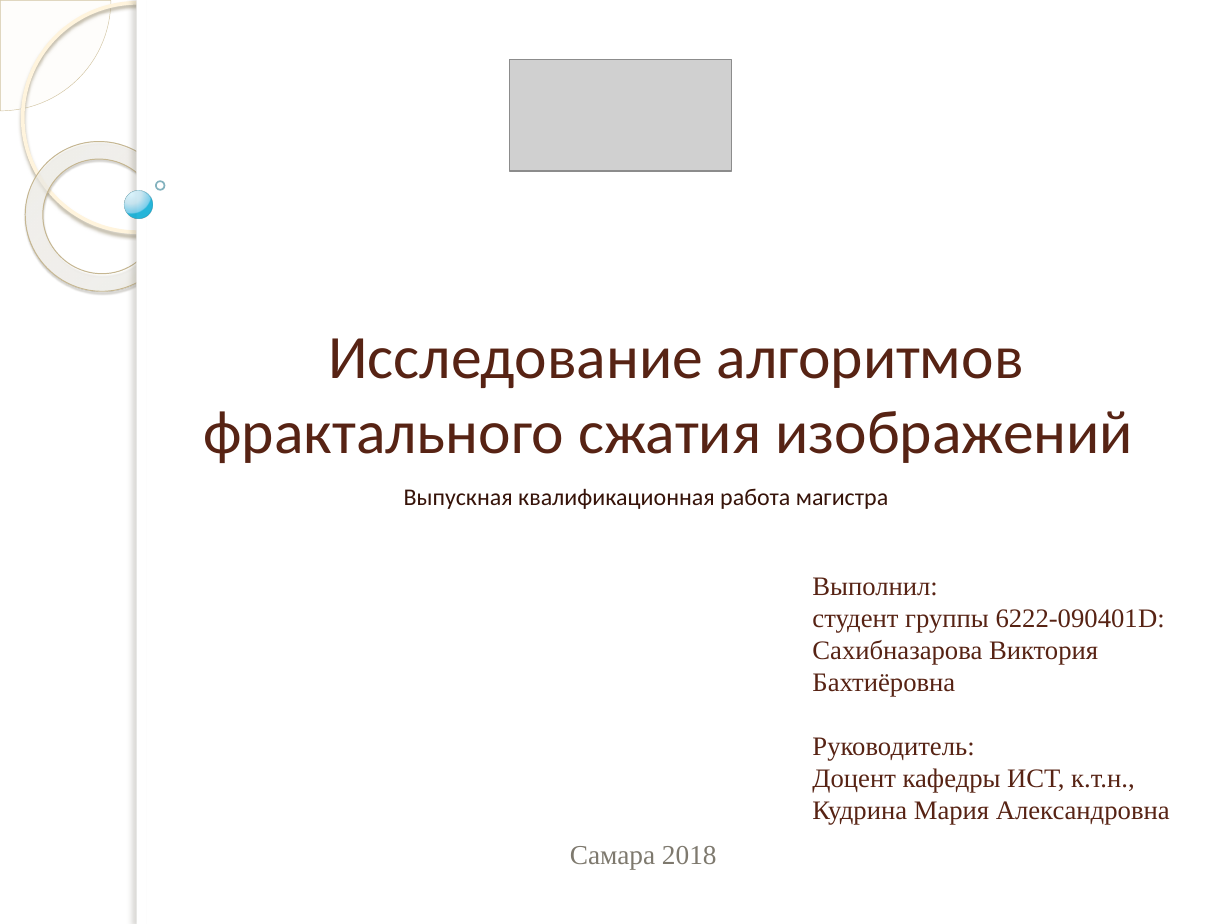
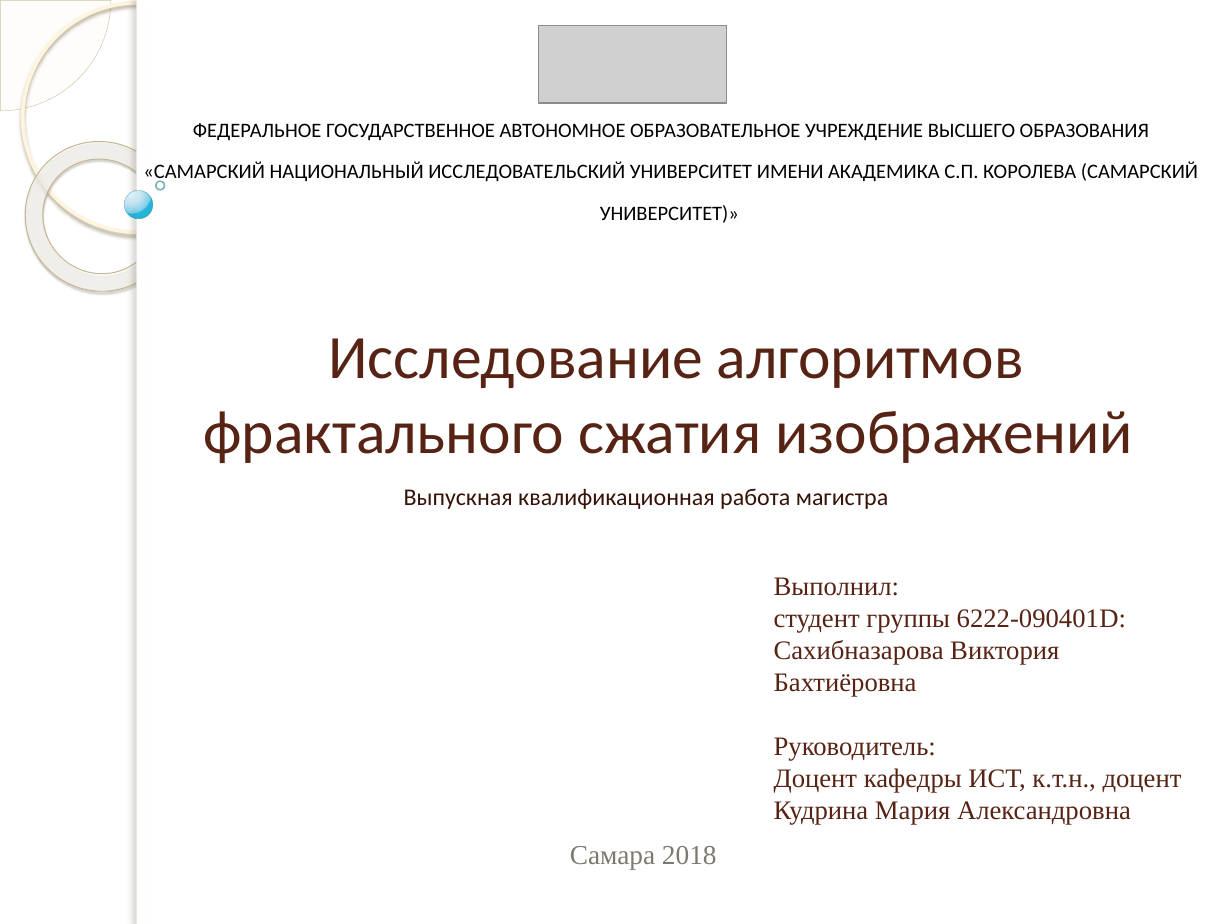
Before and after one commit to ViktoriaWofC/Fractl, a slide deck: slide 1 of documents/Сахибназарова.pptx. Drawn at 1232x924 pixels with LibreOffice and Linux fonts; fonts in the diff are those of the drawing; grey boxes stand for pictures; background and template pictures are left out. Boxes give left, top, right and bottom in pixels: in the first picture for what was removed or moved away, otherwise in the second. Text is boxed around its words. In the diff, an @@ line names an element or a change of style, - is before the commit and + after.

```diff
--- a/documents/Сахибназарова.pptx
+++ b/documents/Сахибназарова.pptx
@@ picture resized from (x1=509, y1=60, x2=732, y2=171) to (x1=538, y1=26, x2=727, y2=103) @@
@@ text added at (x1=143, y1=123, x2=1198, y2=223), 12 pt, text #000000 @@
+ФЕДЕРАЛЬНОЕ ГОСУДАРСТВЕННОЕ АВТОНОМНОЕ ОБРАЗОВАТЕЛЬНОЕ УЧРЕЖДЕНИЕ ВЫСШЕГО ОБРАЗОВАНИЯ
+«САМАРСКИЙ НАЦИОНАЛЬНЫЙ ИССЛЕДОВАТЕЛЬСКИЙ УНИВЕРСИТЕТ ИМЕНИ АКАДЕМИКА С.П. КОРОЛЕВА (САМАРСКИЙ УНИВЕРСИТЕТ)»
@@ text "Выполнил:" moved from (x1=812, y1=577, x2=1170, y2=825) to (x1=774, y1=577, x2=1182, y2=825) @@
@@ text at (x1=774, y1=768, x2=1182, y2=792): text changed @@
-Доцент кафедры ИСТ, к.т.н.,
+Доцент кафедры ИСТ, к.т.н., доцент
```
Also in this commit, not shown: 5 other slides changed, 2 other files.
